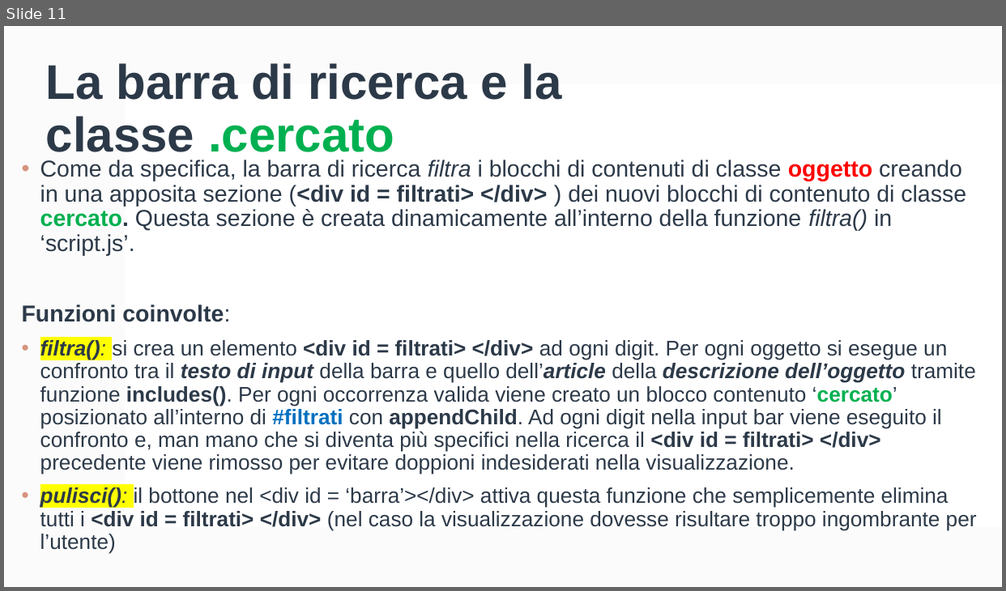
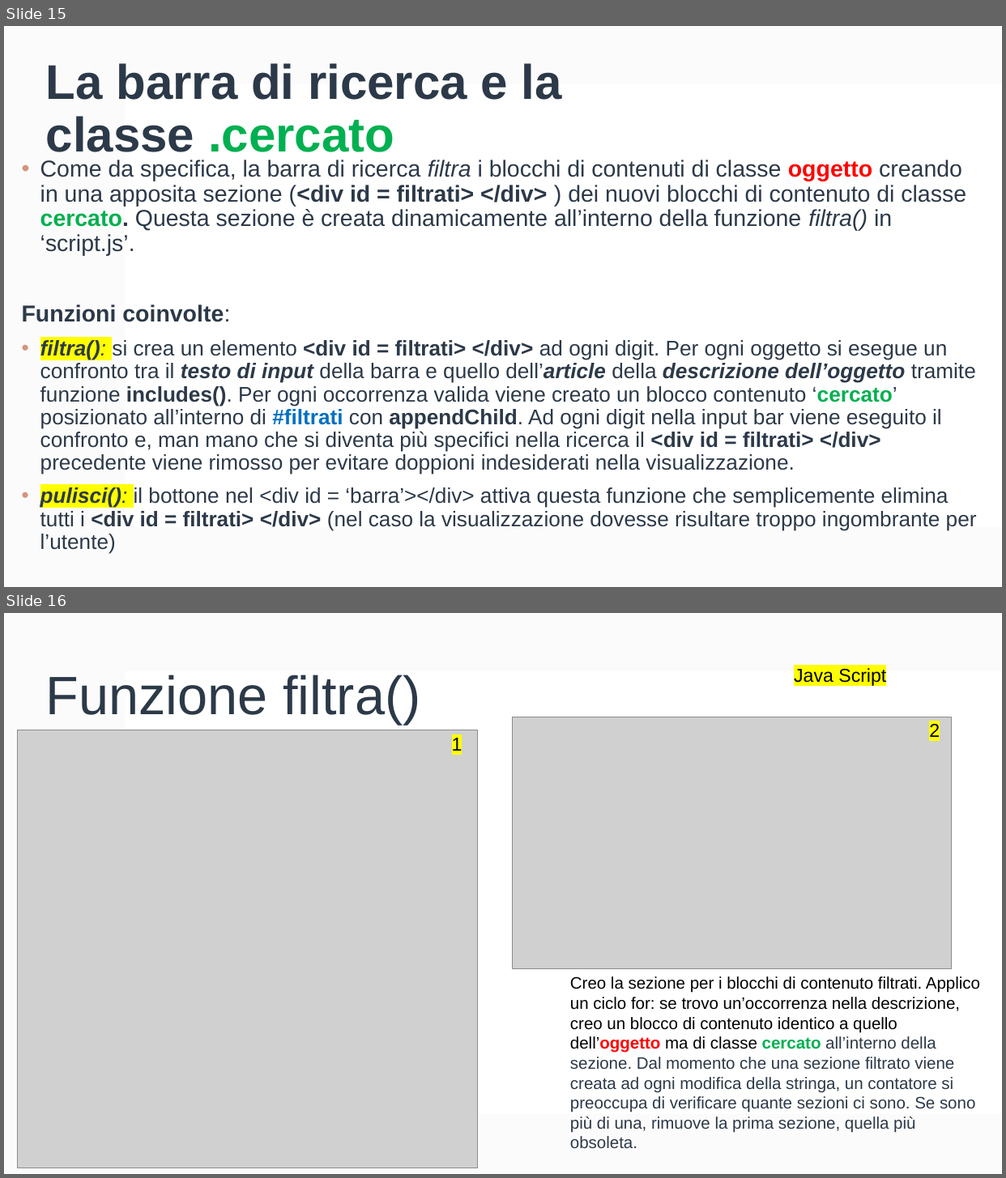
Before and after one commit to FrancescoCt/mhw2, a slide deck: mhw2.pptx. Shown one above the other, each under a label of ours: slide 11 before the commit, slides 15 and 16 after it. The pictures are 1006x591 and 1006x1178 pixels, drawn with LibreOffice and Linux fonts; fonts in the diff are those of the drawing; grey boxes stand for pictures. Boxes give left, top, right and bottom in pixels: in the first picture for what was removed or moved away, otherwise in the second. Text is boxed around its words. In the diff, an @@ line names an element or a change of style, - is before the commit and + after.

```diff
--- a/mhw2.pptx
+++ b/mhw2.pptx
@@ slide 16 added at [4, 613, 1002, 1174], background #FFFFFF; not listed: 2 template elements that a slide beside it also shows @@
@@ title added at [46, 675, 420, 724], 52 pt, text #2C3948 @@
+Funzione filtra()
@@ text added at [794, 668, 886, 686], 18 pt, text #000000 @@
+Java Script
@@ picture added at [18, 730, 478, 1168] @@
@@ picture added at [513, 717, 953, 969] @@
@@ text added at [929, 724, 940, 742], 18 pt, text #000000 @@
+2
@@ text added at [452, 736, 462, 756], 18 pt, text #000000 @@
+1
@@ text added at [570, 977, 980, 1148], 16 pt, text #2C3948 @@
+Creo la sezione per i blocchi di contenuto filtrati. Applico un ciclo for: se trovo un’occorrenza nella descrizione, creo un blocco di contenuto identico a quello dell’oggetto ma di classe cercato all’interno della sezione. Dal momento che una sezione filtrato viene creata ad ogni modifica della stringa, un contatore si preoccupa di verificare quante sezioni ci sono. Se sono più di una, rimuove la prima sezione, quella più obsoleta.
@@ what was slide 11 is now slide 15 @@
```
Also in this commit, not shown: 5 other slides added.
